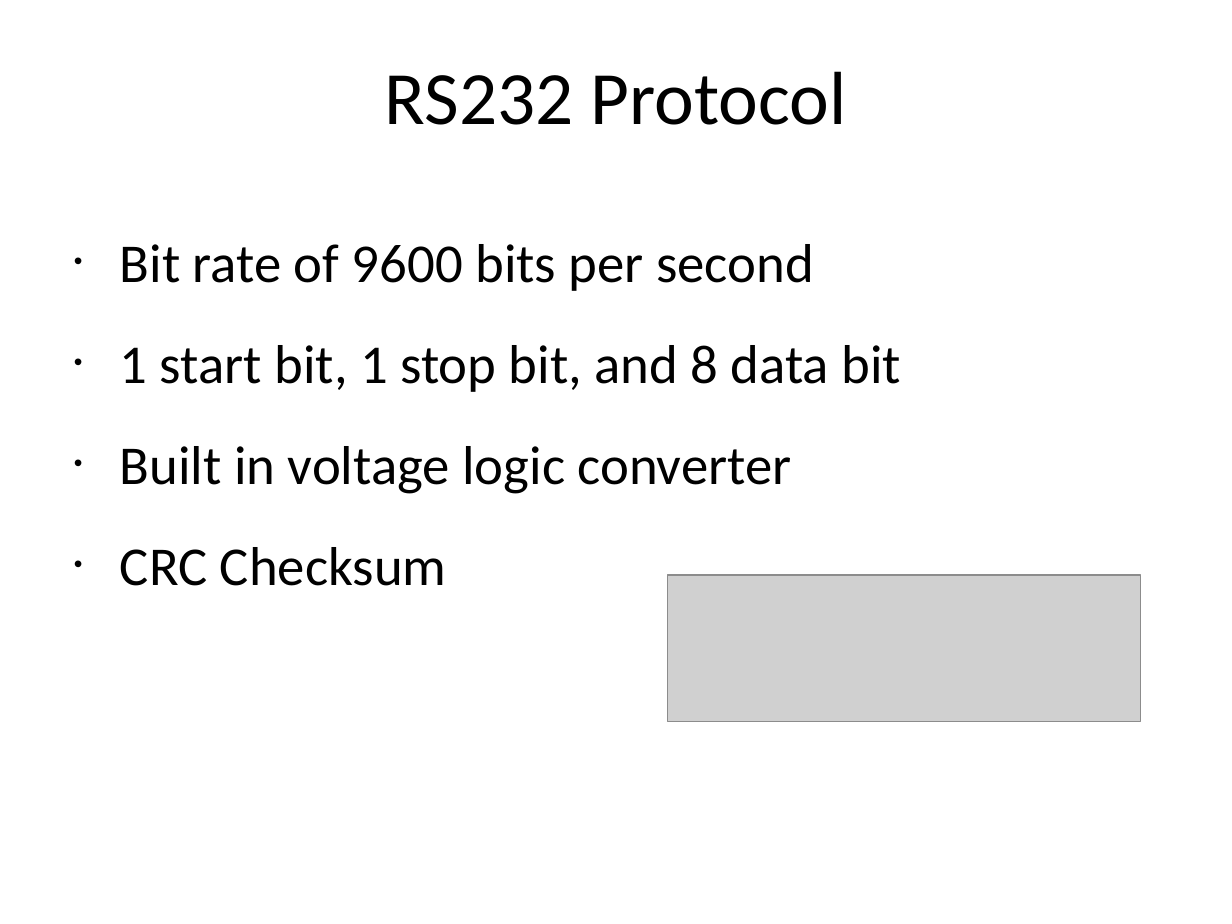
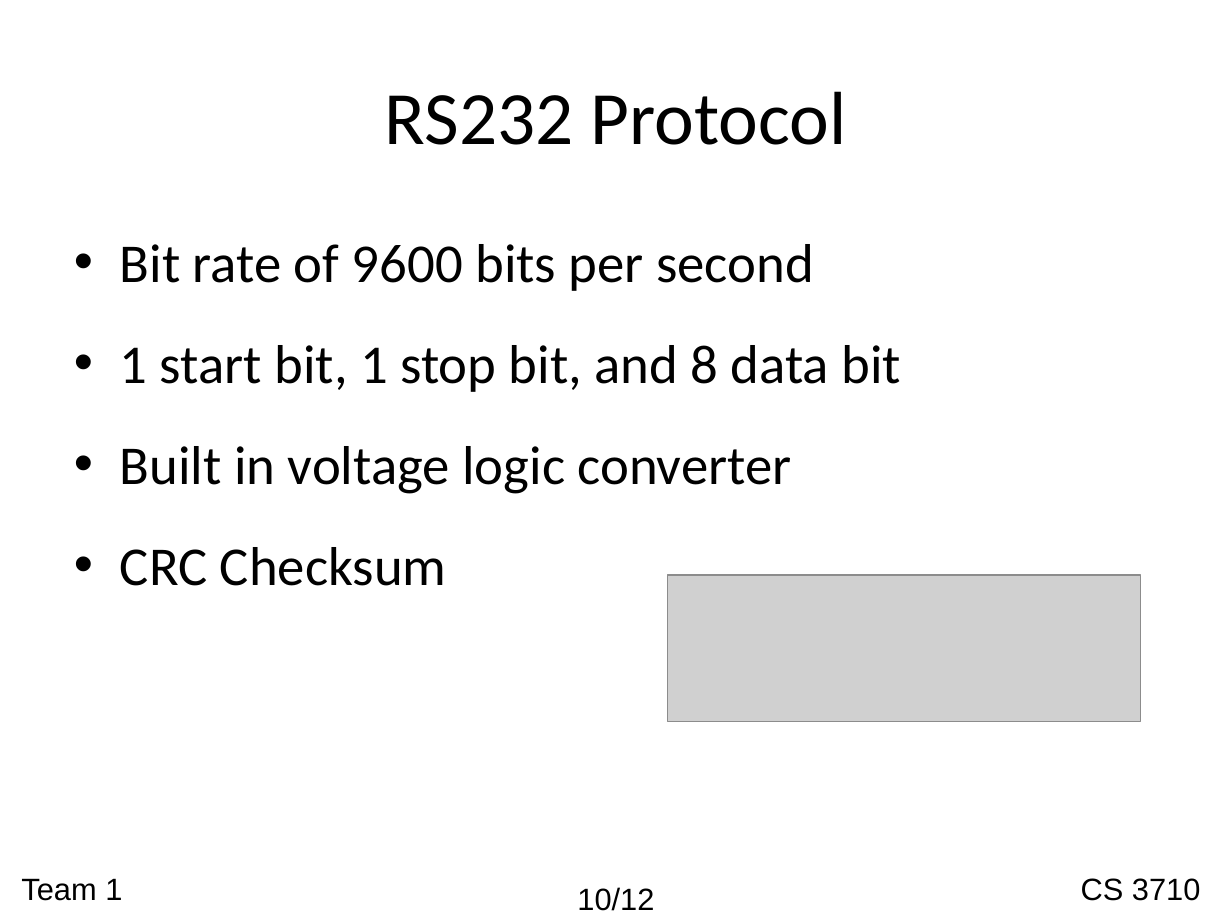
Before and after one commit to nachtluce/3710-Project, a slide deck: slide 10 of documentation/cs3710_presentation.ppt. Drawn at 1232x924 pixels with LibreOffice and Linux fonts; fonts in the diff are those of the drawing; grey boxes stand for pictures; background and template pictures are left out. Boxes give left, top, right and bottom in pixels: in the first picture for what was removed or moved away, otherwise in the second. Text is boxed around its words. In the diff, an @@ line names an element or a change of style, - is before the commit and + after.

```diff
--- a/documentation/cs3710_presentation.ppt
+++ b/documentation/cs3710_presentation.ppt
@@ title "RS232 Protocol" at (385, 91, 847, 145): vertical alignment top to middle @@
@@ text added at (21, 878, 122, 901), 18 pt, text #000000 @@
+Team 1
@@ text added at (577, 887, 654, 911), 18 pt, text #000000 @@
+10/12
@@ text added at (1081, 878, 1200, 901), 18 pt, text #000000 @@
+CS 3710
```
Also in this commit, not shown: 10 other slides changed, 2 slides added, 1 slide removed.
